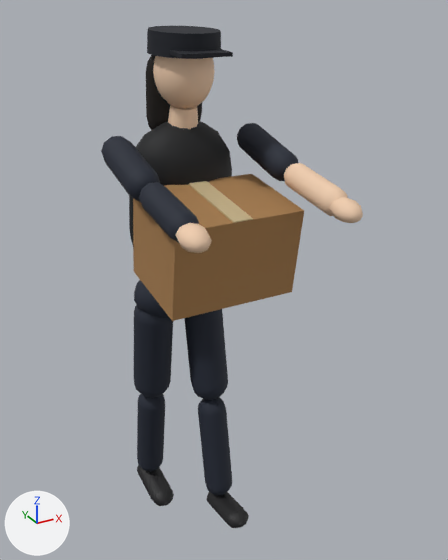
Two versions of the glTF model city-hold/public/models/placeholder/char_security.glb, one commit apart.
Rendered twice from a camera (50 mm lens) standing at (-0.843, -1.882, 1.839) and looking at (0.082, -0.2, 0.998). Arrows for +X, +Y and +Z are at lower left; the lights stay in place. The first picture is the older version. Both versions are drawn at frame 28 of the action 'held'; the numbers are the values there.
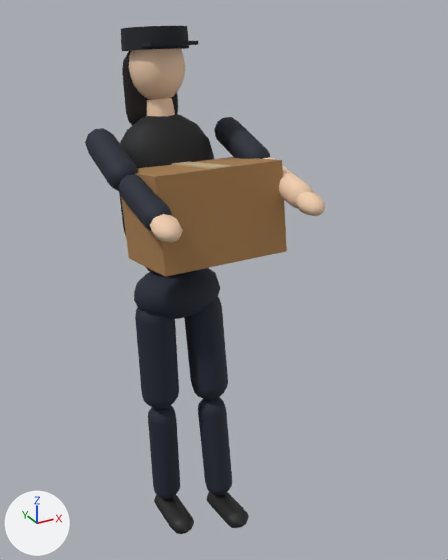
Not drawn themselves, but carrying or shaping drawn objects: ob_legl, ob_torso, ob_head, ob_arml, ob_armr.

What differs and where, as boxes [x1, y1, x2, y2] in the pictures (448 x 560 px):
'Mesh_15', turned: before [133, 174, 304, 321]; after [121, 157, 287, 277]
'Mesh_5', turned: before [129, 121, 232, 245]; after [119, 114, 214, 235]
'Mesh_7', turned: before [153, 56, 215, 109]; after [129, 49, 185, 100]
'Mesh_1', turned: before [134, 305, 173, 398]; after [135, 308, 179, 409]
'Mesh_2', turned: before [137, 394, 165, 472]; after [148, 406, 180, 499]
'Mesh_11', turned: before [101, 136, 160, 202]; after [85, 128, 138, 192]
'Mesh_11.001', turned: before [237, 123, 298, 181]; after [214, 117, 270, 159]
'Mesh_12', turned: before [139, 182, 199, 243]; after [119, 174, 172, 231]
'Mesh_8', turned: before [147, 26, 221, 59]; after [121, 26, 189, 51]
'Mesh_10', turned: before [146, 55, 202, 130]; after [122, 51, 178, 125]
'Mesh_14', turned: before [284, 163, 348, 216]; after [263, 157, 312, 209]
'Mesh_3', turned: before [137, 465, 174, 506]; after [154, 494, 194, 534]
'Mesh_13', turned: before [175, 223, 212, 253]; after [150, 214, 183, 242]
'Mesh_13.001', turned: before [330, 197, 363, 223]; after [295, 191, 325, 216]
'Mesh_16', turned: before [189, 181, 253, 223]; after [171, 161, 231, 169]
'Mesh_6', turned: before [168, 105, 198, 129]; after [147, 98, 175, 117]
'Mesh_9', turned: before [170, 49, 233, 59]; after [141, 41, 198, 47]
'Mesh_4', turned (not visible before): after [146, 267, 161, 275]
'Mesh_0', unchanged, uncovered by the edit: before [134, 280, 170, 319]; after [134, 268, 220, 319]

Patch to the scene script:
```diff
--- a/city-hold/public/models/placeholder/char_security.glb.py
+++ b/city-hold/public/models/placeholder/char_security.glb.py
@@ ob_legl @@
 ob_legl.location = (-0.1, 0.0, -0.02)
-ob_legl.rotation_euler = (0.165, 0.0, 0.0)  # degrees (9.5, 0, 0)
+ob_legl.rotation_euler = (-0.0484, 0.0, 0.0)  # degrees (-2.8, 0, 0)
@@ ob_torso @@
 ob_torso.location = (0.0, 0.0, 0.06)
-ob_torso.rotation_euler = (0.15, 0.0, 0.0)  # degrees (8.6, 0, 0)
+ob_torso.rotation_euler = (-0.159, 0.0, 0.0)  # degrees (-9.1, 0, 0)
@@ ob_head @@
 ob_head.location = (0.0, 0.0, 0.66)
-ob_head.rotation_euler = (-0.075, 0.0, 0.0)  # degrees (-4.3, 0, 0)
+ob_head.rotation_euler = (0.0793, 0.0, 0.0)  # degrees (4.5, 0, 0)
@@ ob_arml @@
 ob_arml.location = (-0.245, 0.0, 0.54)
-ob_arml.rotation_euler = (-1.45, 0.0, 0.0)  # degrees (-83, 0, 0)
+ob_arml.rotation_euler = (-1.097, 0.0, 0.0)  # degrees (-63, 0, 0)
@@ ob_armr @@
 ob_armr.location = (0.245, 0.0, 0.54)
-ob_armr.rotation_euler = (-1.45, 0.0, 0.0)  # degrees (-83, 0, 0)
+ob_armr.rotation_euler = (-1.097, 0.0, 0.0)  # degrees (-63, 0, 0)
```
